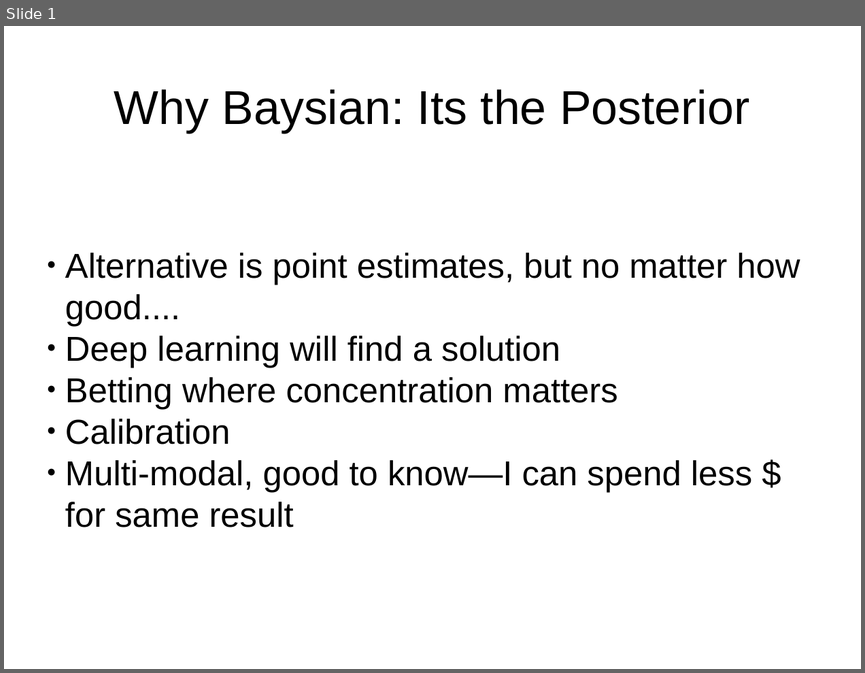
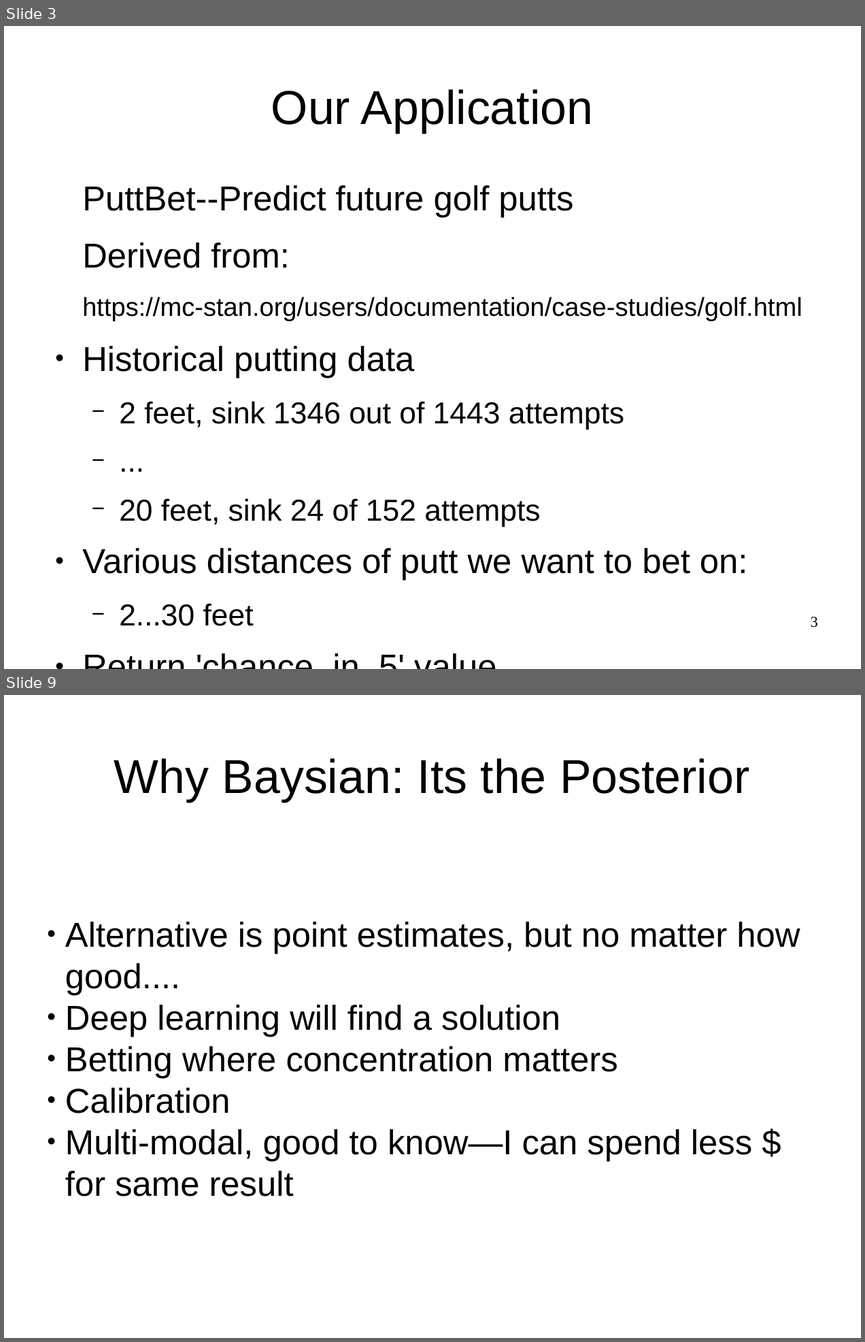
Before and after one commit to breckbaldwin/StanIsThePlan, a slide deck: talks/burlingtonMeetup2019/BurlingtonMeetup.odp. Shown one above the other, each under a label of ours: slide 1 before the commit, slides 3 and 9 after it; the slides between them are not shown. The pictures are 865x673 and 865x1342 pixels, drawn with LibreOffice and Linux fonts; fonts in the diff are those of the drawing. Boxes give left, top, right and bottom in pixels: in the first picture for what was removed or moved away, otherwise in the second. Text is boxed around its words. In the diff, an @@ line names an element or a change of style, - is before the commit and + after.

Commit message:
added in data size slides

```diff
--- a/talks/burlingtonMeetup2019/BurlingtonMeetup.odp
+++ b/talks/burlingtonMeetup2019/BurlingtonMeetup.odp
@@ slide 3 added at [4,26,861,669], background #FFFFFF @@
@@ title added at [271,89,593,133], 44 pt, text #000000 @@
+Our Application
@@ text added at [82,185,802,626], 32 pt, text #000000 @@
+PuttBet--Predict future golf putts
+Derived from:
+https://mc-stan.org/users/documentation/case-studies/golf.html
+● Historical putting data
+  − 2 feet, sink 1346 out of 1443 attempts
+  − ...
+  − 20 feet, sink 24 of 152 attempts
+● Various distances of putt we want to bet on:
+  − 2...30 feet
+● Return 'chance_in_5' value
@@ page number added at [810,616,818,627], 14 pt, text #000000 @@
+3
@@ what was slide 1 is now slide 9 @@
```
Also in this commit, not shown: 40 other slides added, 1 slide removed.
